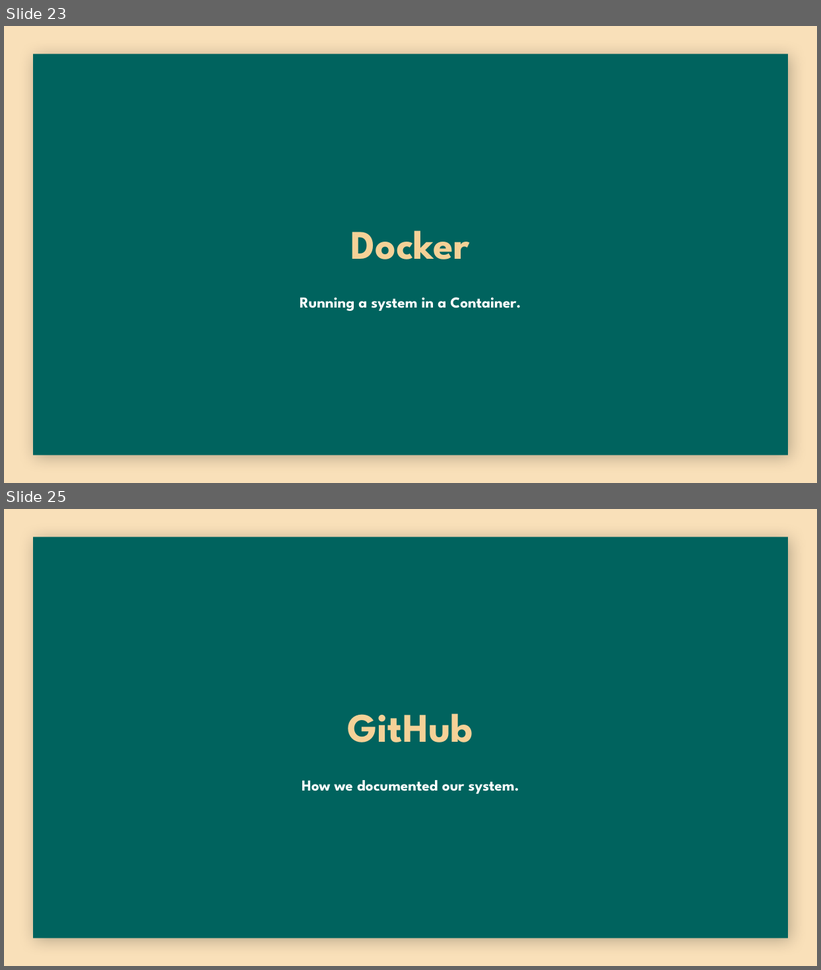
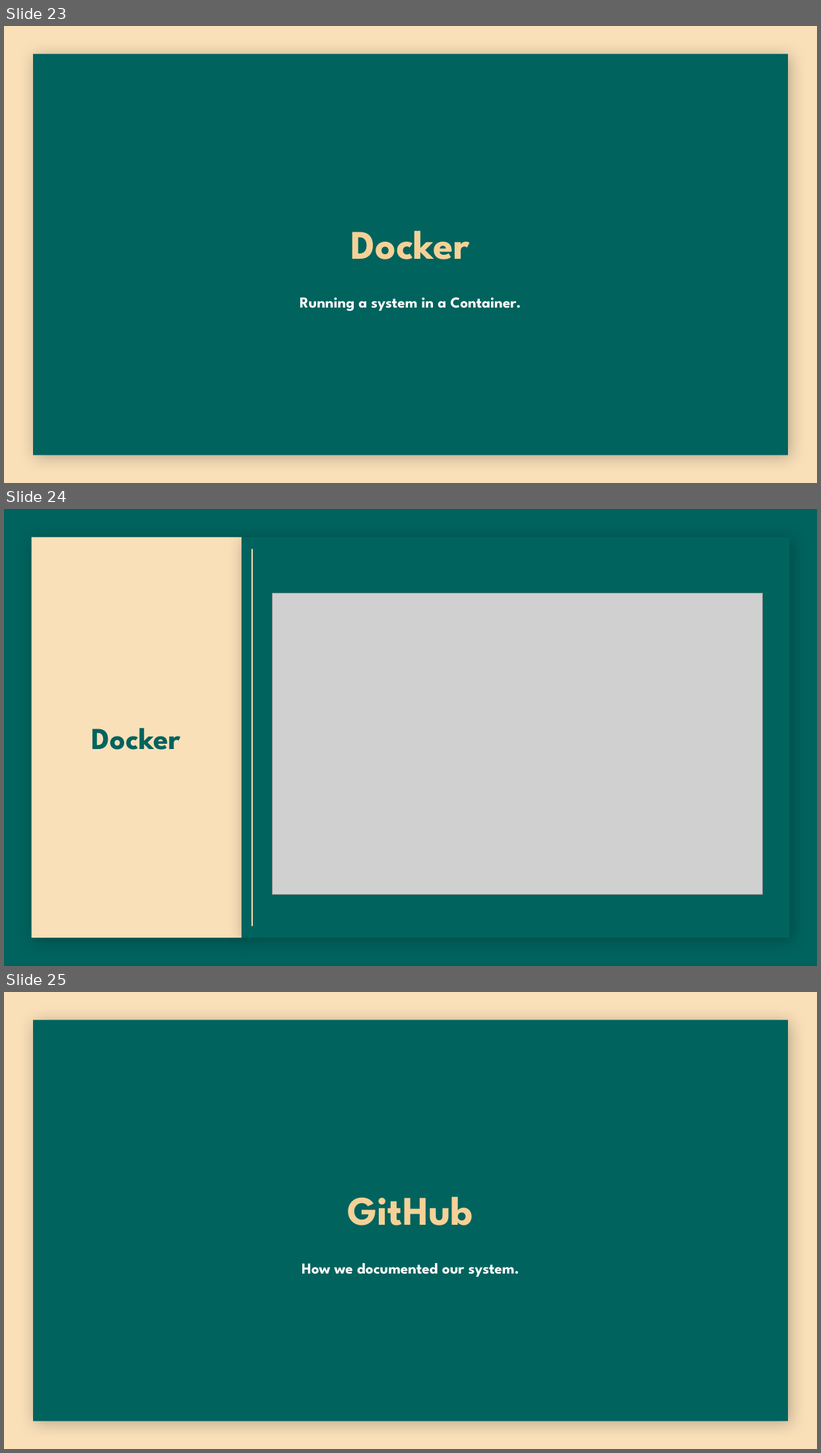
Before and after one commit to yashGhela/cos214prac6, a slide deck: Presentation/TIVIDY-Presentation.pptx. Shown one above the other, each under a label of ours: slides 23 and 25 before the commit, slides 23, 24 and 25 after it; the slides between them are not shown. The pictures are 821x970 and 821x1453 pixels, drawn with LibreOffice and Linux fonts; fonts in the diff are those of the drawing; grey boxes stand for pictures; background and template pictures are left out. Boxes give left, top, right and bottom in pixels: in the first picture for what was removed or moved away, otherwise in the second. Text is boxed around its words. In the diff, an @@ line names an element or a change of style, - is before the commit and + after.

```diff
--- a/Presentation/TIVIDY-Presentation.pptx
+++ b/Presentation/TIVIDY-Presentation.pptx
@@ slide 24 added at (4, 509, 817, 966), background picture (left out) @@
@@ rectangle added at (32, 537, 242, 938), fill #F9E0B9 @@
@@ rectangle added at (242, 537, 790, 938), fill #00635D @@
@@ line added from (252, 926) to (252, 549), #F9E0B9 1.5 pt @@
@@ picture added at (273, 593, 764, 895) @@
@@ title added at (92, 728, 181, 750), 36 pt, text #00635D, bold @@
+Docker
```
Also in this commit, not shown: 4 slides changed, 2 other slides added, 3 slides removed, 8 other files.
